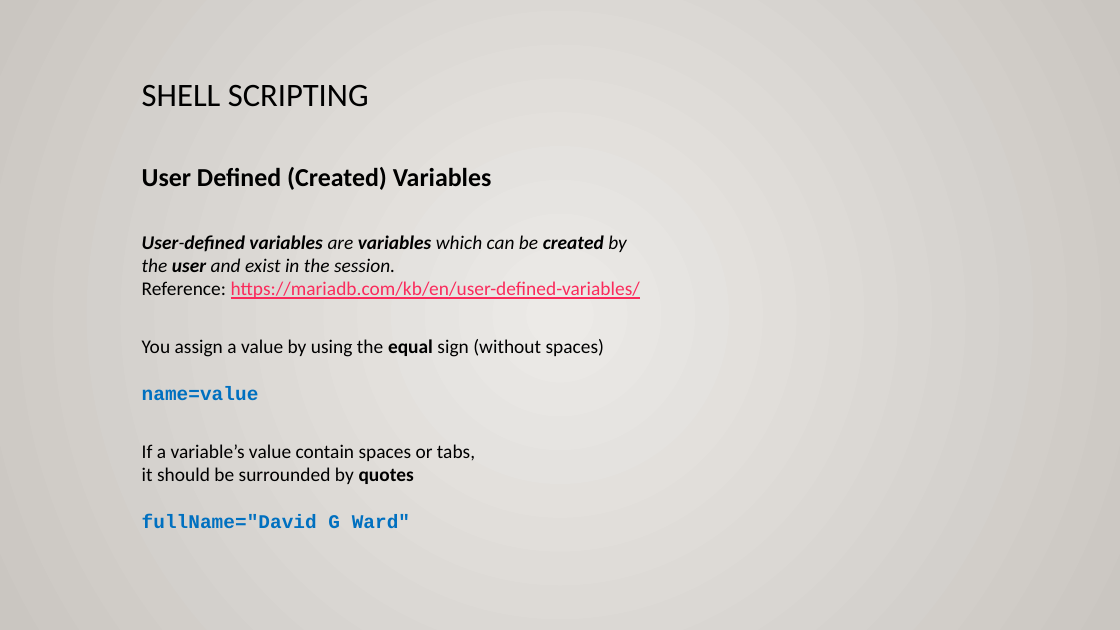
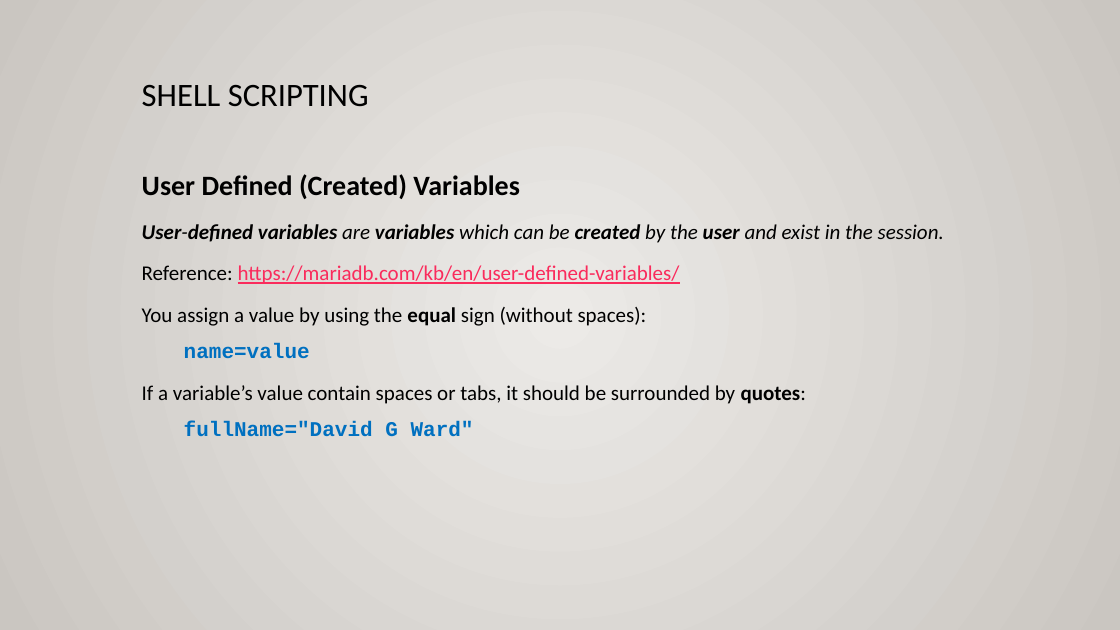
Before and after one commit to ULI101/slides, a slide deck: slide 15 of ULI101-11.1.pptx. Drawn at 1120x630 pixels with LibreOffice and Linux fonts; fonts in the diff are those of the drawing. Boxes give left, top, right and bottom in pixels: in the first picture for what was removed or moved away, otherwise in the second. Text is boxed around its words. In the diff, an @@ line names an element or a change of style, - is before the commit and + after.

```diff
--- a/ULI101-11.1.pptx
+++ b/ULI101-11.1.pptx
@@ text at <box>142,174,520,199</box>: size 22.2 to 24 pt in "User Defined (Created) Variables"; line spacing 1 to 1.2 @@
@@ text at <box>142,224,944,436</box>: text changed; size 16.6 to 18 pt @@
-User-defined variables are variables which can be created by the user and exist in the session.
-Reference: https://mariadb.com/kb/en/user-defined-variables/
-You assign a value by using the equal sign (without spaces)
-name=value
-If a variable’s value contain spaces or tabs,
-it should be surrounded by quotes
-fullName="David G Ward"
+User-defined variables are variables which can be created by the user and exist in the session.
+Reference: https://mariadb.com/kb/en/user-defined-variables/
+You assign a value by using the equal sign (without spaces):
+  name=value
+If a variable’s value contain spaces or tabs, it should be surrounded by quotes:
+  fullName="David G Ward"
```
Also in this commit, not shown: 18 other slides changed, 3 other files.
